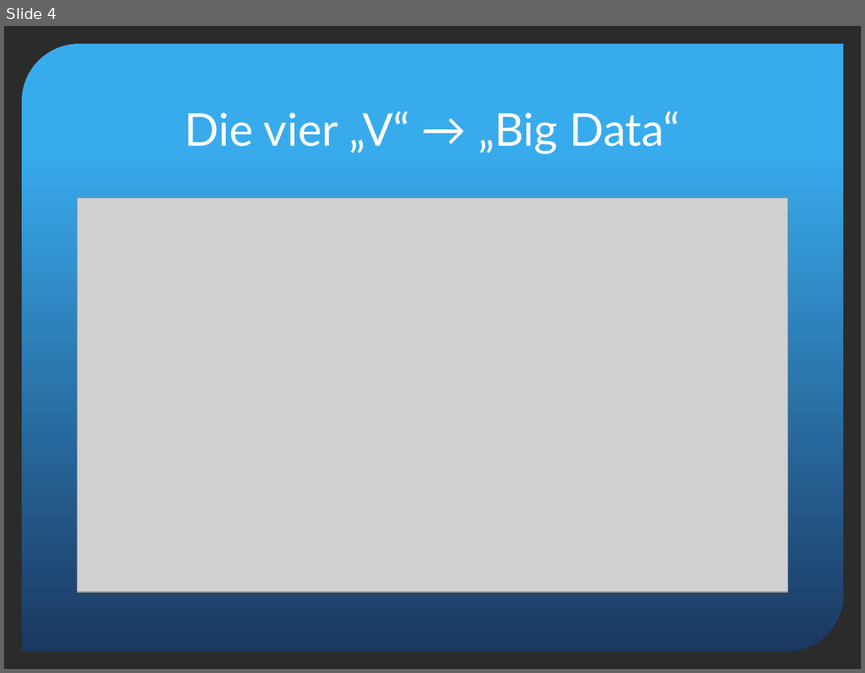
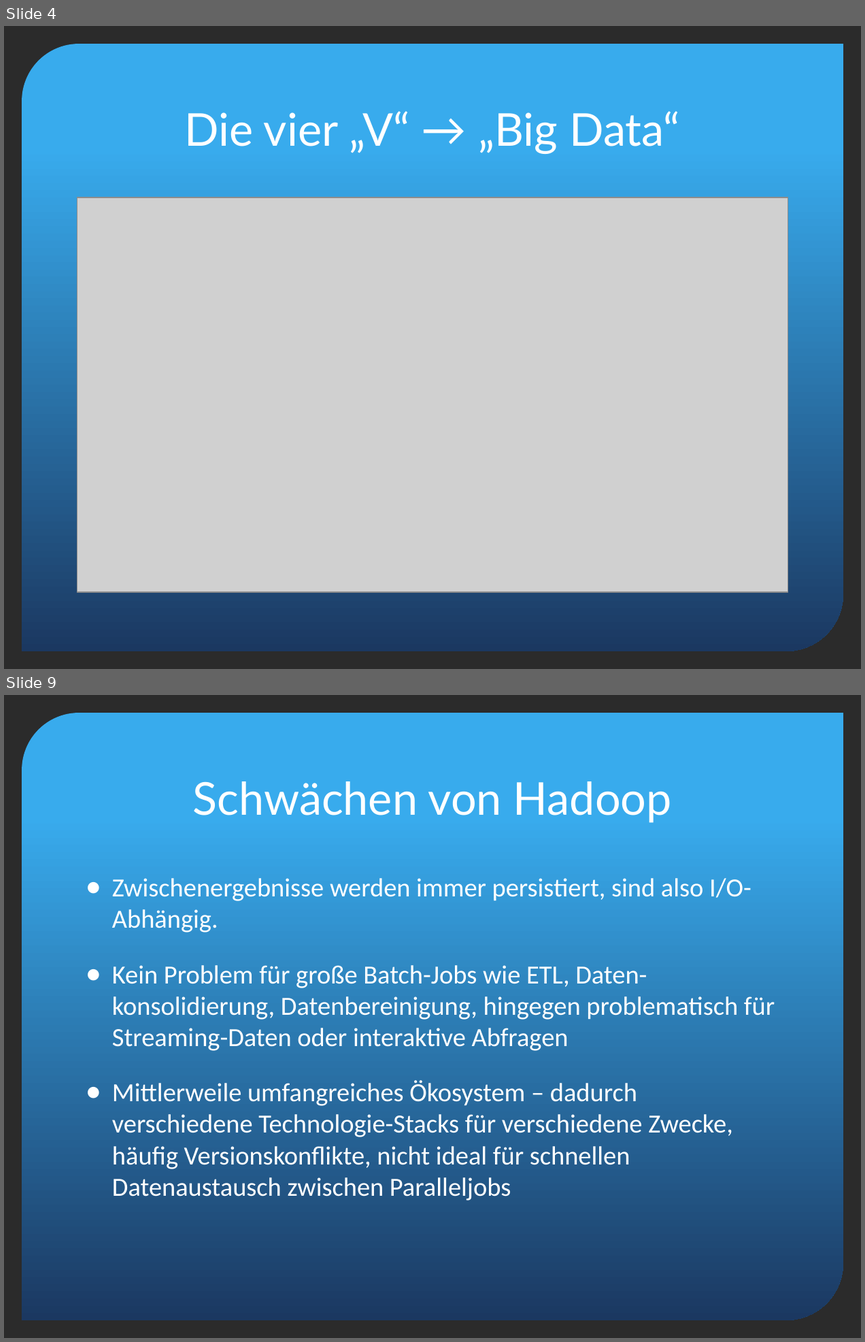
Before and after one commit to segnor/masterthesis, a slide deck: apache_spark/poster/Spark_Presentation.pptx. Shown one above the other, each under a label of ours: slide 4 before the commit, slides 4 and 9 after it; the slides between them are not shown. The pictures are 865x673 and 865x1342 pixels, drawn with LibreOffice and Linux fonts; fonts in the diff are those of the drawing; grey boxes stand for pictures; background and template pictures are left out; a plain dark background stands for a picture behind light text. Boxes give left, top, right and bottom in pixels: in the first picture for what was removed or moved away, otherwise in the second. Text is boxed around its words. In the diff, an @@ line names an element or a change of style, - is before the commit and + after.

```diff
--- a/apache_spark/poster/Spark_Presentation.pptx
+++ b/apache_spark/poster/Spark_Presentation.pptx
@@ slide 9 added at box(4, 695, 861, 1338), background picture (left out); not listed: 1 template element that a slide beside it also shows @@
@@ title added at box(193, 781, 672, 823), 38 pt, text #FFFFFF @@
+Schwächen von Hadoop
@@ text added at box(112, 878, 774, 1200), 22 pt, text #FFFFFF @@
+● Zwischenergebnisse werden immer persistiert, sind also I/O-Abhängig.
+● Kein Problem für große Batch-Jobs wie ETL, Daten-konsolidierung, Datenbereinigung, hingegen problematisch für Streaming-Daten oder interaktive Abfragen
+● Mittlerweile umfangreiches Ökosystem – dadurch verschiedene Technologie-Stacks für verschiedene Zwecke, häufig Versionskonflikte, nicht ideal für schnellen Datenaustausch zwischen Paralleljobs
```
Also in this commit, not shown: 1 slide changed, 13 other slides added, 4 other files.
